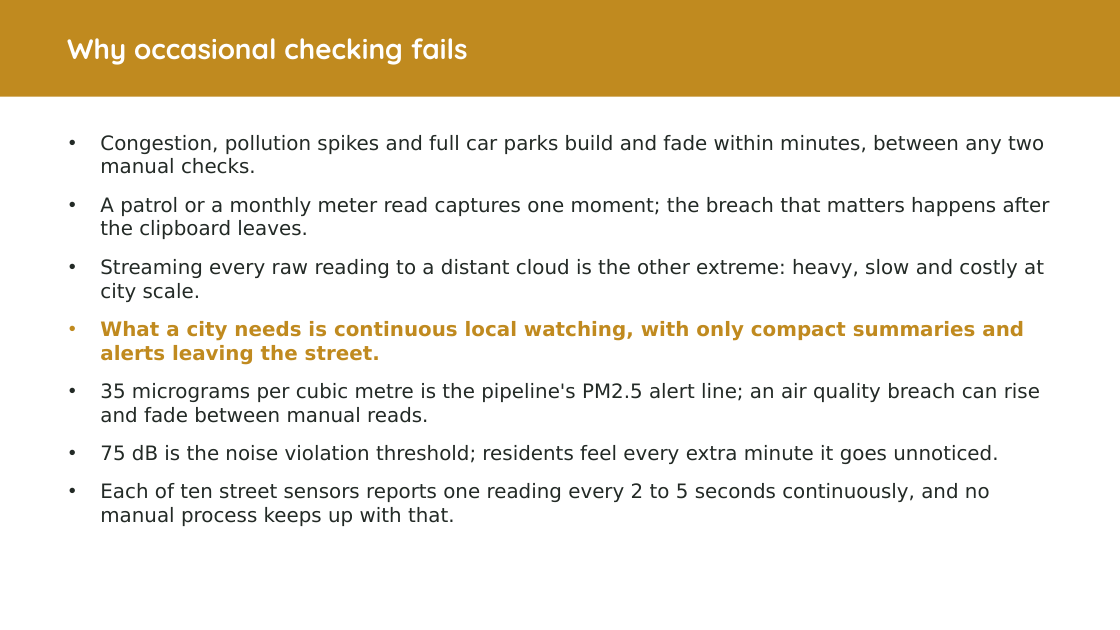
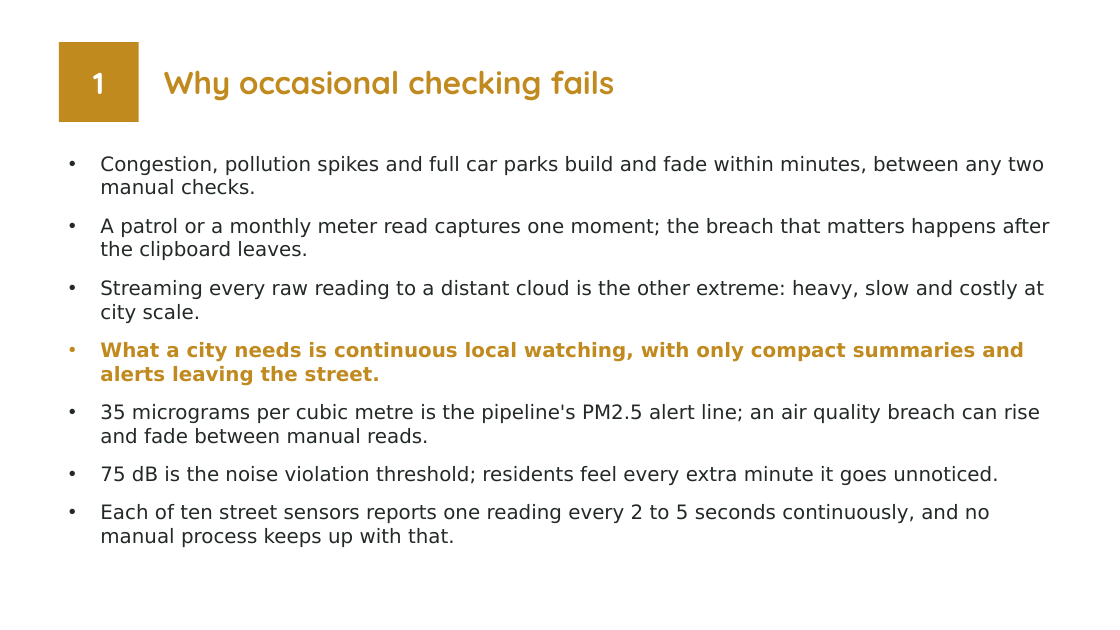
Before and after one commit to valletivarish/FEC_version_2, a slide deck: slide 2 of ppt/smart-city-monitoring.pptx. Drawn at 1120x630 pixels with LibreOffice and Linux fonts; fonts in the diff are those of the drawing. Boxes give left, top, right and bottom in pixels: in the first picture for what was removed or moved away, otherwise in the second. Text is boxed around its words. In the diff, an @@ line names an element or a change of style, - is before the commit and + after.

Commit message:
Every deck now has a unique background architecture: add 13 more layouts (footer, rrail, frame, numtab, sidebarL, hangrule, bodycard, doublebar, bracketL, topline, lwash, tintstripe, splitcol); reassign all 13 non-deployed decks so all 25 use a distinct content architecture (no template reuses a deployed deck's structure)

```diff
--- a/ppt/smart-city-monitoring.pptx
+++ b/ppt/smart-city-monitoring.pptx
@@ rectangle: place and size @@
-rectangle at [0,0,1120,97]
+rectangle at [59,42,139,122]
@@ title "Why occasional checking fails": place and size @@
-title "Why occasional checking fails" at [67,38,468,65]
+title "Why occasional checking fails" at [164,70,614,101]
@@ title "Why occasional checking fails" at [164,70,614,101]: size 24 to 27 pt, text colour #FFFFFF to #C08A1F @@
@@ text added at [93,73,104,94], 26 pt, text #FFFFFF, bold @@
+1
@@ text "Congestion, pollution spikes and full ...": place and size @@
-text "Congestion, pollution spikes and full ..." at [100,135,1050,526]
+text "Congestion, pollution spikes and full ..." at [100,156,1050,547]
```
Also in this commit, not shown: 4 other slides changed, 24 other files.
